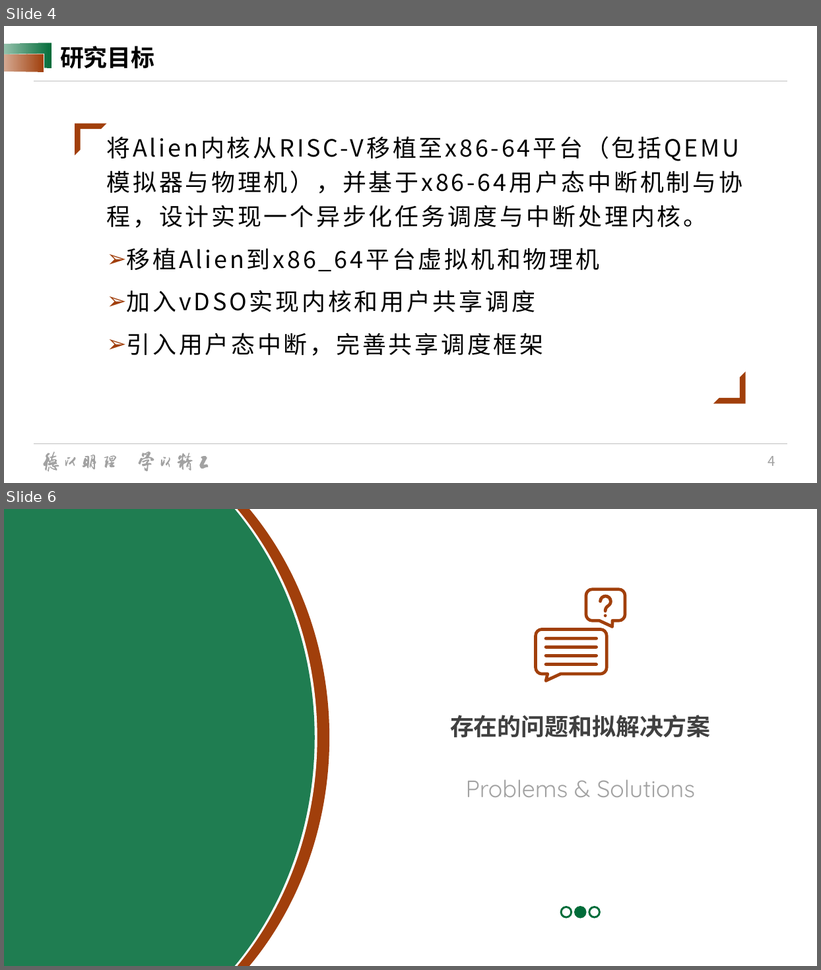
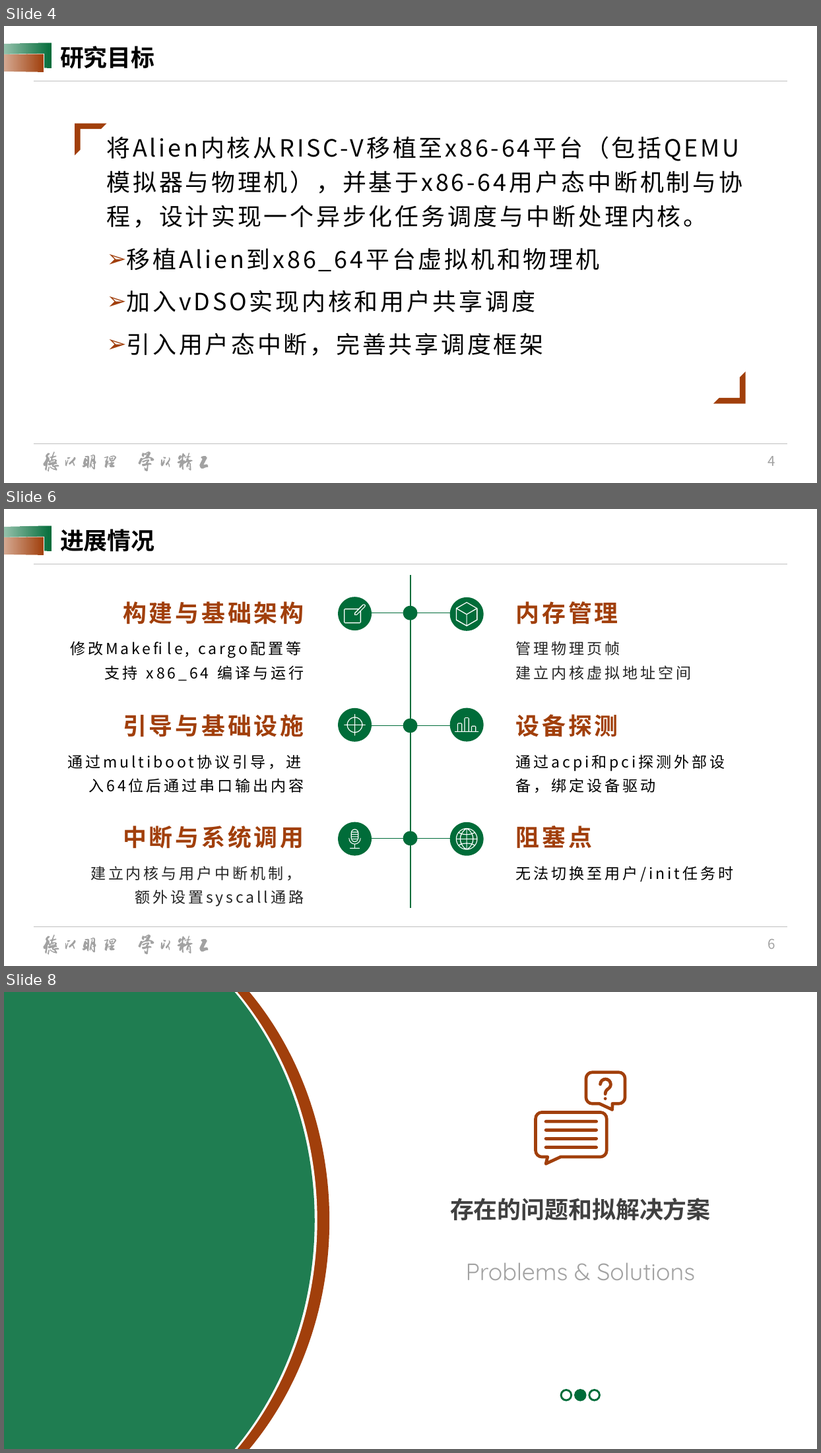
Before and after one commit to hhhjjjcc112/AsyncAlien, a slide deck: docs/graduation/胡嘉晨-中期汇报.pptx. Shown one above the other, each under a label of ours: slides 4 and 6 before the commit, slides 4, 6 and 8 after it; the slides between them are not shown. The pictures are 821x970 and 821x1453 pixels, drawn with LibreOffice and Linux fonts; fonts in the diff are those of the drawing; background and template pictures are left out. Boxes give left, top, right and bottom in pixels: in the first picture for what was removed or moved away, otherwise in the second. Text is boxed around its words. In the diff, an @@ line names an element or a change of style, - is before the commit and + after.

Commit message:
修复x86_64 syscall_handler，设置fs, gs切换，修改pconst，目前打通到进入shell，但是无法正常输入

```diff
--- a/docs/graduation/胡嘉晨-中期汇报.pptx
+++ b/docs/graduation/胡嘉晨-中期汇报.pptx
@@ slide 6 added at (x1=4, y1=509, x2=817, y2=966), background #FFFFFF; not listed: 22 template elements that a slide beside it also shows @@
@@ title added at (x1=60, y1=529, x2=155, y2=552), 28 pt, text #000000, bold @@
+进展情况
@@ text added at (x1=123, y1=601, x2=304, y2=625), 28 pt, text #A13F0B, bold @@
+构建与基础架构
@@ ellipse added at (x1=338, y1=597, x2=372, y2=630), fill #006C39 @@
@@ freeform shape added at (x1=345, y1=604, x2=366, y2=624), fill #FFFFFF @@
@@ ellipse added at (x1=450, y1=597, x2=483, y2=631), fill #006C39 @@
@@ freeform shape added at (x1=456, y1=602, x2=477, y2=626), fill #FFFFFF @@
@@ text added at (x1=516, y1=601, x2=618, y2=625), 28 pt, text #A13F0B, bold @@
+内存管理
@@ line added from (343, 613) to (479, 613), #006C39 0.5 pt @@
@@ text added at (x1=70, y1=641, x2=304, y2=681), 18 pt, text #000000 @@
+修改Makefile, cargo配置等
+支持 x86_64 编译与运行
@@ text added at (x1=516, y1=641, x2=692, y2=680), 18 pt, text #262626 @@
+管理物理页帧
+建立内核虚拟地址空间
@@ text added at (x1=123, y1=714, x2=304, y2=737), 28 pt, text #A13F0B, bold @@
+引导与基础设施
@@ ellipse added at (x1=338, y1=708, x2=372, y2=742), fill #006C39 @@
@@ line added from (343, 726) to (479, 726), #006C39 0.5 pt @@
@@ freeform shape added at (x1=345, y1=714, x2=366, y2=737), fill #FFFFFF @@
@@ ellipse added at (x1=450, y1=708, x2=483, y2=741), fill #006C39 @@
@@ freeform shape added at (x1=455, y1=718, x2=479, y2=732), fill #FFFFFF @@
@@ text added at (x1=516, y1=714, x2=618, y2=737), 28 pt, text #A13F0B, bold @@
+设备探测
@@ text added at (x1=68, y1=755, x2=304, y2=793), 18 pt, text #000000 @@
+通过multiboot协议引导，进入64位后通过串口输出内容
@@ text added at (x1=516, y1=755, x2=725, y2=793), 18 pt, text #000000 @@
+通过acpi和pci探测外部设备，绑定设备驱动
@@ ellipse added at (x1=338, y1=823, x2=372, y2=856), fill #006C39 @@
@@ ellipse added at (x1=450, y1=823, x2=483, y2=856), fill #006C39 @@
@@ text added at (x1=123, y1=826, x2=304, y2=849), 28 pt, text #A13F0B, bold @@
+中断与系统调用
@@ line added from (343, 838) to (479, 838), #006C39 0.5 pt @@
@@ freeform shape added at (x1=349, y1=838, x2=361, y2=850), fill #FFFFFF @@
@@ freeform shape added at (x1=351, y1=829, x2=359, y2=842), fill #FFFFFF @@
@@ group added at (x1=403, y1=575, x2=418, y2=908): 3 ellipses, 1 line @@
@@ freeform shape added at (x1=456, y1=828, x2=477, y2=851), fill #FFFFFF @@
@@ text added at (x1=516, y1=826, x2=592, y2=848), 28 pt, text #A13F0B, bold @@
+阻塞点
@@ text added at (x1=90, y1=866, x2=304, y2=907), 18 pt, text #262626 @@
+建立内核与用户中断机制，额外设置syscall通路
@@ text added at (x1=516, y1=866, x2=734, y2=882), 18 pt, text #000000 @@
+无法切换至用户/init任务时
@@ what was slide 6 is now slide 8 @@
```
Also in this commit, not shown: 2 slides changed, 1 other slide added, 32 other files.
